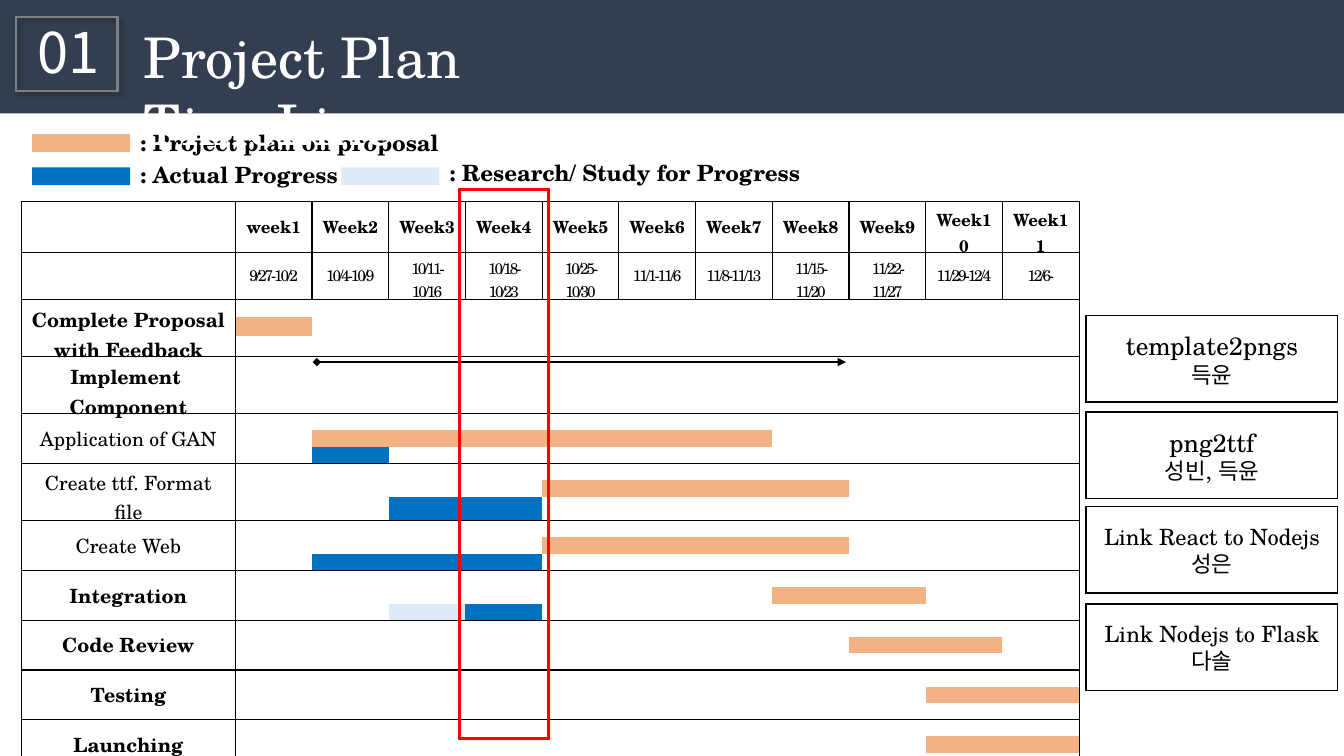
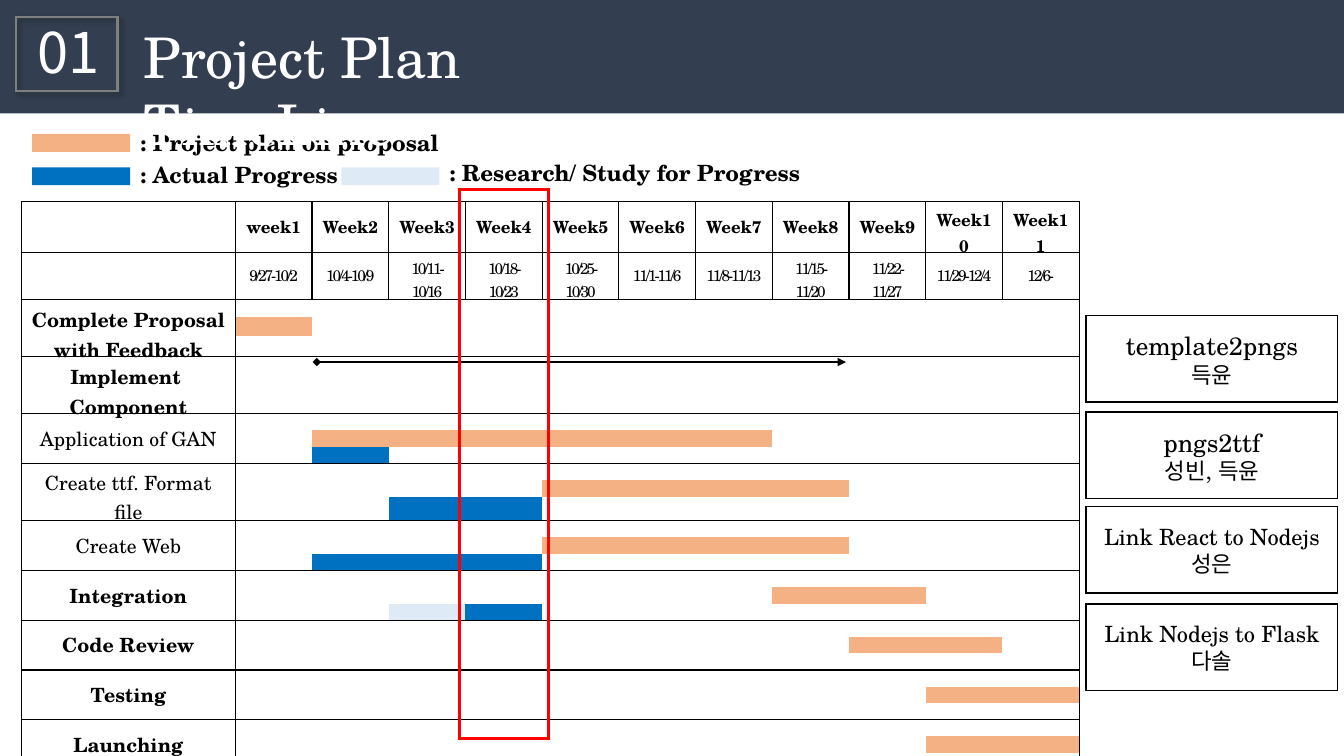
Before and after one commit to dasollee2525/Capstone-project, a slide deck: slide 3 of docs/pptx/weekly progress week3.pptx. Drawn at 1344x756 pixels with LibreOffice and Linux fonts; fonts in the diff are those of the drawing. Boxes give left, top, right and bottom in pixels: in the first picture for what was removed or moved away, otherwise in the second. Text is boxed around its words. In the diff, an @@ line names an element or a change of style, - is before the commit and + after.

```diff
--- a/docs/pptx/weekly progress week3.pptx
+++ b/docs/pptx/weekly progress week3.pptx
@@ text in rectangle at [1163,433,1260,457]: text changed @@
-png2ttf
+pngs2ttf
```
Also in this commit, not shown: 3 other slides changed, 1 slide added, 2 slides removed.
